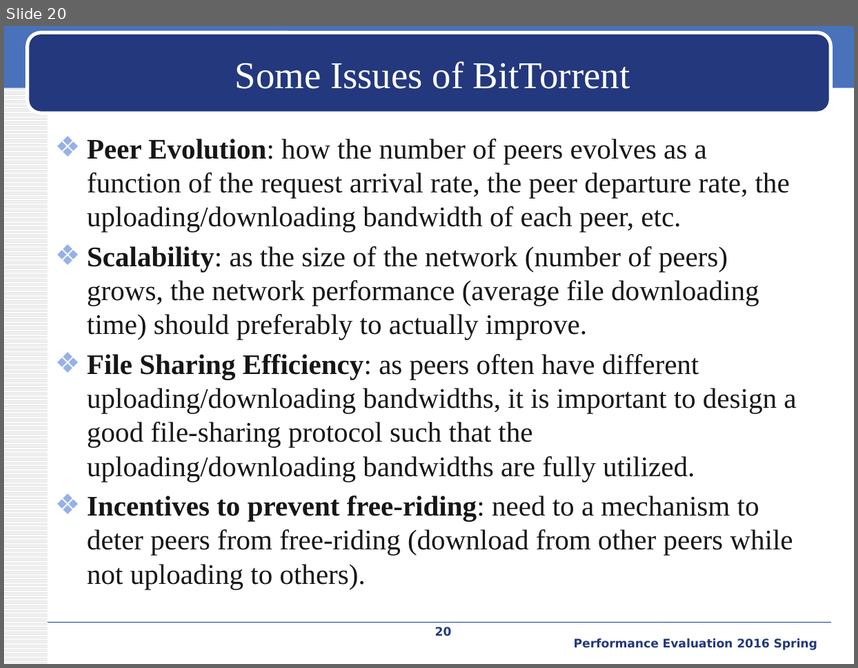
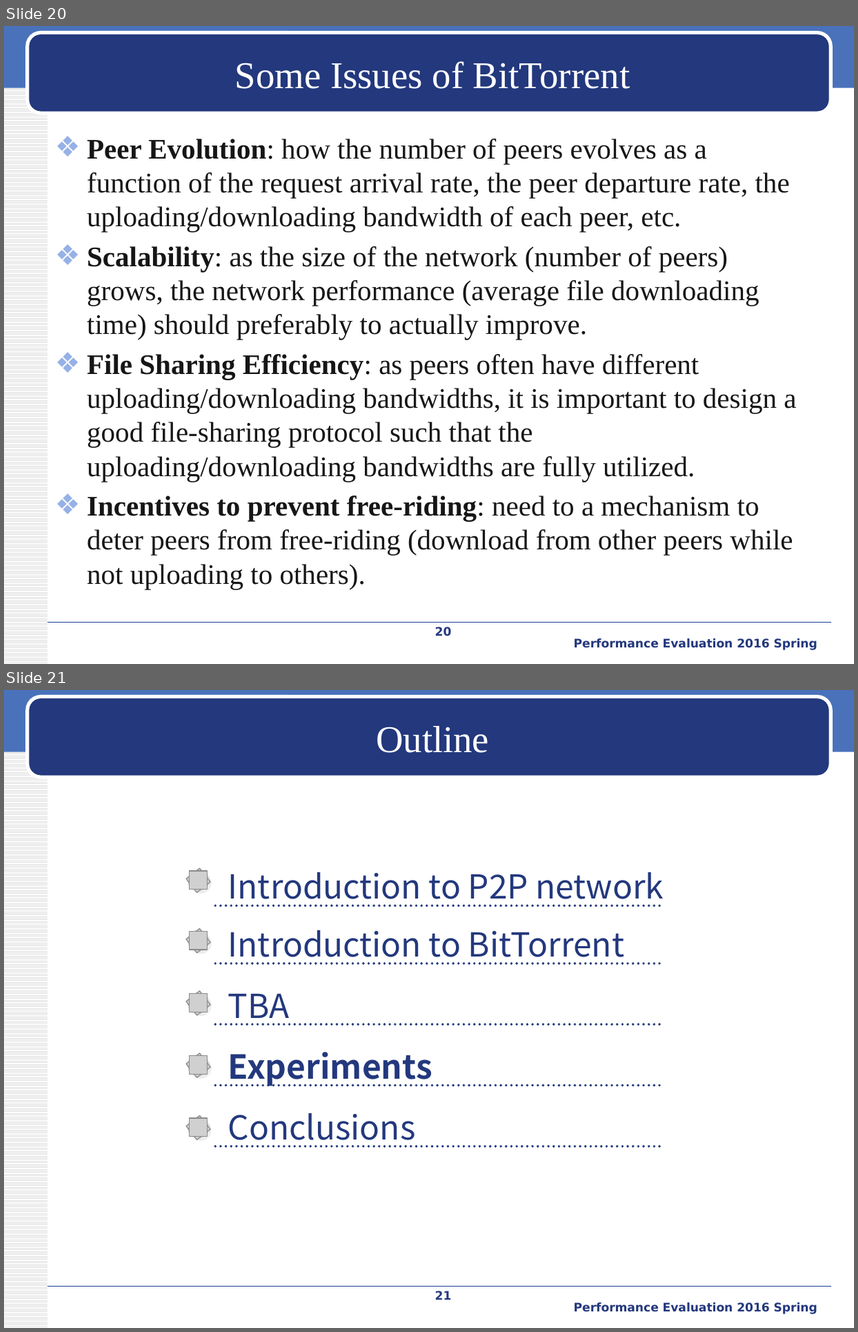
Before and after one commit to iamyuanchung/PE_104_2, a slide deck: final/BT-like-peer2peer.pptx. Shown one above the other, each under a label of ours: slide 20 before the commit, slides 20 and 21 after it. The pictures are 858x668 and 858x1332 pixels, drawn with LibreOffice and Linux fonts; fonts in the diff are those of the drawing; grey boxes stand for pictures; background and template pictures are left out. Boxes give left, top, right and bottom in pixels: in the first picture for what was removed or moved away, otherwise in the second. Text is boxed around its words. In the diff, an @@ line names an element or a change of style, - is before the commit and + after.

```diff
--- a/final/BT-like-peer2peer.pptx
+++ b/final/BT-like-peer2peer.pptx
@@ slide 21 added at [4, 690, 854, 1328], background #FFFFFF; not listed: 4 template elements that a slide beside it also shows @@
@@ title added at [376, 726, 489, 753], 32 pt, text #FFFFFF @@
+Outline
@@ group added at [186, 868, 211, 892]: 2 ellipses, 2 pictures @@
@@ text added at [228, 872, 664, 907], 28 pt, text #23387D @@
+Introduction to P2P network
@@ line added from (216, 905) to (662, 905), #23387D 2.25 pt dashed @@
@@ group added at [186, 928, 211, 953]: 2 ellipses, 2 pictures @@
@@ text added at [228, 930, 624, 965], 28 pt, text #23387D @@
+Introduction to BitTorrent
@@ line added from (216, 963) to (662, 963), #23387D 2.25 pt dashed @@
@@ group added at [186, 991, 211, 1016]: 2 ellipses, 2 pictures @@
@@ text added at [228, 994, 290, 1025], 28 pt, text #23387D @@
+TBA
@@ line added from (216, 1024) to (662, 1024), #23387D 2.25 pt dashed @@
@@ group added at [186, 1053, 211, 1078]: 2 ellipses, 2 pictures @@
@@ text added at [228, 1052, 432, 1087], 28 pt, text #23387D, bold @@
+Experiments
@@ line added from (216, 1085) to (662, 1085), #23387D 2.25 pt dashed @@
@@ group added at [186, 1115, 211, 1140]: 2 ellipses, 2 pictures @@
@@ text added at [228, 1113, 416, 1147], 28 pt, text #23387D @@
+Conclusions
@@ line added from (216, 1145) to (662, 1145), #23387D 2.25 pt dashed @@
@@ page number added at [435, 1290, 452, 1299], 10 pt, text #23387D, bold @@
+21
@@ text added at [574, 1302, 818, 1314], 10 pt, text #23387D, bold @@
+Performance Evaluation 2016 Spring
```
Also in this commit, not shown: 4 slides changed, 17 other slides added.
